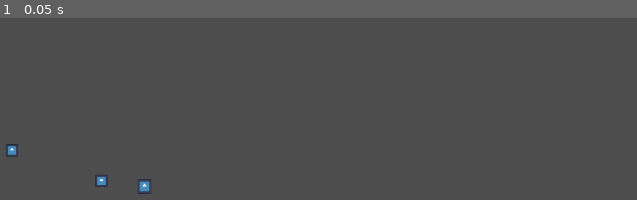
Above: before the commit, frame 1.
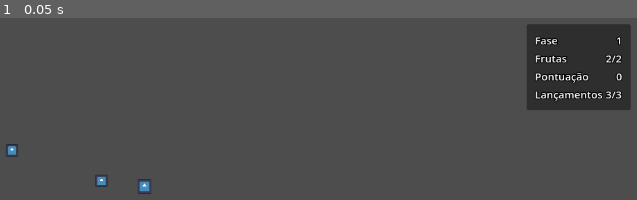
Above: after the commit, the same moment.

Repository: Hadamanthis/slummy
Game: Godot game, scene res://scenes/main.tscn
Two runs of this game, one before a commit and one after it. Both use one fixed random seed, a clock stepped at 60 frames per second and the inputs below. The engine's default icon, where the game draws it, is replaced by a stand-in: a white triangle on a blue panel in a dark square.
Inputs:
- Up to frame 1 (0.05 s): no input

The runs differ from the first frame. In frame 1, 7.4% of the frame differs, in the area x 82-99%, y 3-51%.

Commit message:
Add stage flow HUD and level structure

Diff:
--- /dev/null
+++ b/scenes/hud.tscn
@@ -0,0 +1,159 @@
+[gd_scene format=3 uid="uid://bg6do8xlde55g"]
+
+[ext_resource type="Script" uid="uid://d4fyrunhs7lcq" path="res://scripts/hud.gd" id="1_ahhtf"]
+
+[node name="HUD" type="Control" unique_id=1250542329]
+layout_mode = 3
+anchors_preset = 15
+anchor_right = 1.0
+anchor_bottom = 1.0
+grow_horizontal = 2
+grow_vertical = 2
+mouse_filter = 2
+script = ExtResource("1_ahhtf")
+
+[node name="MarginContainer" type="MarginContainer" parent="." unique_id=2060935754]
+layout_mode = 1
+anchors_preset = 15
+anchor_right = 1.0
+anchor_bottom = 1.0
+grow_horizontal = 2
+grow_vertical = 2
+theme_override_constants/margin_left = 12
+theme_override_constants/margin_top = 12
+theme_override_constants/margin_right = 12
+theme_override_constants/margin_bottom = 12
+
+[node name="PanelContainer" type="PanelContainer" parent="MarginContainer" unique_id=802827423]
+layout_mode = 2
+size_flags_horizontal = 8
+size_flags_vertical = 0
+
+[node name="MarginContainer" type="MarginContainer" parent="MarginContainer/PanelContainer" unique_id=1997797773]
+layout_mode = 2
+theme_override_constants/margin_left = 12
+theme_override_constants/margin_top = 12
+theme_override_constants/margin_right = 12
+theme_override_constants/margin_bottom = 12
+
+[node name="VBoxContainer" type="VBoxContainer" parent="MarginContainer/PanelContainer/MarginContainer" unique_id=1827954033]
+layout_mode = 2
+
+[node name="LevelRow" type="HBoxContainer" parent="MarginContainer/PanelContainer/MarginContainer/VBoxContainer" unique_id=459844067]
+layout_mode = 2
+
+[node name="LevelLabel" type="Label" parent="MarginContainer/PanelContainer/MarginContainer/VBoxContainer/LevelRow" unique_id=274820124]
+texture_filter = 2
+layout_mode = 2
+size_flags_horizontal = 3
+size_flags_vertical = 1
+theme_override_colors/font_outline_color = Color(0, 0, 0, 1)
+theme_override_constants/outline_size = 5
+theme_override_font_sizes/font_size = 15
+text = "Fase"
+vertical_alignment = 1
+
+[node name="LevelValue" type="Label" parent="MarginContainer/PanelContainer/MarginContainer/VBoxContainer/LevelRow" unique_id=1523882176]
+unique_name_in_owner = true
+texture_filter = 2
+layout_mode = 2
+theme_override_colors/font_outline_color = Color(0, 0, 0, 1)
+theme_override_constants/outline_size = 5
+theme_override_font_sizes/font_size = 15
+text = "0"
+horizontal_alignment = 1
+vertical_alignment = 1
+
+[node name="MissionRow" type="HBoxContainer" parent="MarginContainer/PanelContainer/MarginContainer/VBoxContainer" unique_id=259646454]
+layout_mode = 2
+
+[node name="FruitsLabel" type="Label" parent="MarginContainer/PanelContainer/MarginContainer/VBoxContainer/MissionRow" unique_id=968670973]
+texture_filter = 2
+layout_mode = 2
+size_flags_horizontal = 3
+size_flags_vertical = 1
+theme_override_colors/font_outline_color = Color(0, 0, 0, 1)
+theme_override_constants/outline_size = 5
+theme_override_font_sizes/font_size = 15
+text = "Frutas"
+vertical_alignment = 1
+
+[node name="FruitsValue" type="Label" parent="MarginContainer/PanelContainer/MarginContainer/VBoxContainer/MissionRow" unique_id=1189358569]
+unique_name_in_owner = true
+texture_filter = 2
+layout_mode = 2
+theme_override_colors/font_outline_color = Color(0, 0, 0, 1)
+theme_override_constants/outline_size = 5
+theme_override_font_sizes/font_size = 15
+text = "0"
+horizontal_alignment = 1
+vertical_alignment = 1
+
+[node name="ScoreRow" type="HBoxContainer" parent="MarginContainer/PanelContainer/MarginContainer/VBoxContainer" unique_id=1709485686]
+layout_mode = 2
+
+[node name="ScoreLabel" type="Label" parent="MarginContainer/PanelContainer/MarginContainer/VBoxContainer/ScoreRow" unique_id=263477430]
+texture_filter = 2
+layout_mode = 2
+size_flags_horizontal = 3
+size_flags_vertical = 1
+theme_override_colors/font_outline_color = Color(0, 0, 0, 1)
+theme_override_constants/outline_size = 5
+theme_override_font_sizes/font_size = 15
+text = "Pontuação"
+vertical_alignment = 1
+
+[node name="ScoreValue" type="Label" parent="MarginContainer/PanelContainer/MarginContainer/VBoxContainer/ScoreRow" unique_id=1366242505]
+unique_name_in_owner = true
+texture_filter = 2
+layout_mode = 2
+theme_override_colors/font_outline_color = Color(0, 0, 0, 1)
+theme_override_constants/outline_size = 5
+theme_override_font_sizes/font_size = 15
+text = "0"
+horizontal_alignment = 1
+vertical_alignment = 1
+
+[node name="LaunchesRow" type="HBoxContainer" parent="MarginContainer/PanelContainer/MarginContainer/VBoxContainer" unique_id=1887048335]
+layout_mode = 2
+
+[node name="LaunchesLeftLabel" type="Label" parent="MarginContainer/PanelContainer/MarginContainer/VBoxContainer/LaunchesRow" unique_id=1670190589]
+texture_filter = 2
+layout_mode = 2
+size_flags_horizontal = 3
+size_flags_vertical = 1
+theme_override_colors/font_outline_color = Color(0, 0, 0, 1)
+theme_override_constants/outline_size = 5
+theme_override_font_sizes/font_size = 15
+text = "Lançamentos"
+vertical_alignment = 1
+
+[node name="LaunchesLeftValue" type="Label" parent="MarginContainer/PanelContainer/MarginContainer/VBoxContainer/LaunchesRow" unique_id=797218070]
+unique_name_in_owner = true
+texture_filter = 2
+layout_mode = 2
+theme_override_colors/font_outline_color = Color(0, 0, 0, 1)
+theme_override_constants/outline_size = 5
+theme_override_font_sizes/font_size = 15
+text = "0"
+horizontal_alignment = 1
+vertical_alignment = 1
+
+[node name="ResultContainer" type="CenterContainer" parent="." unique_id=1958205756]
+unique_name_in_owner = true
+visible = false
+layout_mode = 1
+anchors_preset = 14
+anchor_top = 0.5
+anchor_right = 1.0
+anchor_bottom = 0.5
+offset_top = -11.5
+offset_bottom = 11.5
+grow_horizontal = 2
+grow_vertical = 2
+mouse_filter = 2
+
+[node name="ResultLabel" type="Label" parent="ResultContainer" unique_id=1992051406]
+unique_name_in_owner = true
+layout_mode = 2
+text = "Fase Completa"
--- a/scenes/levels/level_1.tscn
+++ b/scenes/levels/level_1.tscn
@@ -11,9 +11,6 @@
 [node name="Arena" parent="." unique_id=1131801412 instance=ExtResource("1_rus8k")]
 position = Vector2(447, 253)
 
-[node name="Spike" parent="." unique_id=651547768 instance=ExtResource("2_5xbjy")]
-position = Vector2(17, 238)
-
 [node name="SlimeStart" type="Marker2D" parent="." unique_id=1728550588]
 position = Vector2(439, 246)
 
@@ -24,3 +21,8 @@
 
 [node name="Fruit2" parent="Fruits" unique_id=1057133215 instance=ExtResource("3_4nkto")]
 position = Vector2(377, 238)
+
+[node name="Spikes" type="Node2D" parent="." unique_id=1546242735]
+
+[node name="Spike" parent="Spikes" unique_id=651547768 instance=ExtResource("2_5xbjy")]
+position = Vector2(17, 238)
--- a/scenes/levels/level_2.tscn
+++ b/scenes/levels/level_2.tscn
@@ -7,14 +7,9 @@
 
 [node name="Level2" type="Node2D" unique_id=796652752]
 script = ExtResource("1_fiq81")
-max_launches = 4
 
 [node name="Arena" parent="." unique_id=1131801412 instance=ExtResource("1_0srwa")]
 position = Vector2(447, 253)
-
-[node name="Spike" parent="." unique_id=651547768 instance=ExtResource("2_v5uil")]
-position = Vector2(21, 254)
-scale = Vector2(1, 14.920002)
 
 [node name="SlimeStart" type="Marker2D" parent="." unique_id=1728550588]
 position = Vector2(263, 110)
@@ -29,3 +24,9 @@
 
 [node name="Fruit3" parent="Fruits" unique_id=44072092 instance=ExtResource("3_5722l")]
 position = Vector2(82, 446)
+
+[node name="Spikes" type="Node2D" parent="." unique_id=1644252085]
+
+[node name="Spike" parent="Spikes" unique_id=651547768 instance=ExtResource("2_v5uil")]
+position = Vector2(21, 254)
+scale = Vector2(1, 14.920002)
--- /dev/null
+++ b/scenes/levels/level_3.tscn
@@ -0,0 +1,40 @@
+[gd_scene format=3 uid="uid://ebfbopupedrl"]
+
+[ext_resource type="Script" uid="uid://b2oe8co0m4hn3" path="res://scripts/level.gd" id="1_0qepi"]
+[ext_resource type="PackedScene" uid="uid://bkujtylea3x2" path="res://scenes/arena.tscn" id="2_fmg3e"]
+[ext_resource type="PackedScene" uid="uid://stloe47cargs" path="res://scenes/spike.tscn" id="3_ftfob"]
+[ext_resource type="PackedScene" uid="uid://bg7rycuamsah" path="res://scenes/fruit.tscn" id="4_fkk1g"]
+
+[node name="Level3" type="Node2D" unique_id=796652752]
+script = ExtResource("1_0qepi")
+
+[node name="Arena" parent="." unique_id=1131801412 instance=ExtResource("2_fmg3e")]
+position = Vector2(452, 259)
+
+[node name="SlimeStart" type="Marker2D" parent="." unique_id=2128014812]
+position = Vector2(834, 54)
+
+[node name="Fruits" type="Node2D" parent="." unique_id=931428413]
+position = Vector2(452, 259)
+
+[node name="Fruit" parent="Fruits" unique_id=1137598225 instance=ExtResource("4_fkk1g")]
+position = Vector2(235, -203)
+
+[node name="Fruit2" parent="Fruits" unique_id=448157826 instance=ExtResource("4_fkk1g")]
+position = Vector2(61, -205)
+
+[node name="Fruit3" parent="Fruits" unique_id=412075131 instance=ExtResource("4_fkk1g")]
+position = Vector2(-86, -203)
+
+[node name="Fruit4" parent="Fruits" unique_id=1206852720 instance=ExtResource("4_fkk1g")]
+position = Vector2(-221, -24)
+
+[node name="Fruit5" parent="Fruits" unique_id=74756835 instance=ExtResource("4_fkk1g")]
+position = Vector2(-89, 126)
+
+[node name="Spikes" type="Node2D" parent="." unique_id=1893585255]
+
+[node name="Spike" parent="Spikes" unique_id=651547768 instance=ExtResource("3_ftfob")]
+position = Vector2(565, 104.99997)
+rotation = -1.5756272
+scale = Vector2(1, 20.319967)
--- a/scenes/main.tscn
+++ b/scenes/main.tscn
@@ -4,12 +4,19 @@
 [ext_resource type="PackedScene" uid="uid://s4y0fd6kr5g7" path="res://scenes/slime.tscn" id="1_o5qli"]
 [ext_resource type="PackedScene" uid="uid://d10pbgik6rxnd" path="res://scenes/levels/level_1.tscn" id="2_jyhfs"]
 [ext_resource type="PackedScene" uid="uid://cwrrp3ird0p1" path="res://scenes/levels/level_2.tscn" id="3_tbgi4"]
+[ext_resource type="PackedScene" uid="uid://ebfbopupedrl" path="res://scenes/levels/level_3.tscn" id="4_tefeu"]
+[ext_resource type="PackedScene" uid="uid://bg6do8xlde55g" path="res://scenes/hud.tscn" id="5_tbgi4"]
 
 [node name="Main" type="Node2D" unique_id=1430134489]
 script = ExtResource("1_jyhfs")
-levels = Array[PackedScene]([ExtResource("2_jyhfs"), ExtResource("3_tbgi4")])
+levels = Array[PackedScene]([ExtResource("2_jyhfs"), ExtResource("3_tbgi4"), ExtResource("4_tefeu")])
 
 [node name="Slime" parent="." unique_id=177085480 instance=ExtResource("1_o5qli")]
 position = Vector2(568, 326)
 
-[node name="Level" type="Node2D" parent="." unique_id=52529911]
+[node name="Level" type="Node2D" parent="." unique_id=148685430]
+
+[node name="CanvasLayer" type="CanvasLayer" parent="." unique_id=1209991615]
+
+[node name="HUD" parent="CanvasLayer" unique_id=1250542329 instance=ExtResource("5_tbgi4")]
+unique_name_in_owner = true
--- a/scripts/fruit.gd
+++ b/scripts/fruit.gd
@@ -2,7 +2,13 @@
 
 signal collected
 
+var is_collected := false
+
 func _on_body_entered(body: Node2D) -> void:
-	if body is CharacterBody2D:
+	if is_collected:
+		return
+
+	if body is Slime:
 		collected.emit()
+		is_collected = true
 		queue_free()
--- /dev/null
+++ b/scripts/hud.gd
@@ -0,0 +1,30 @@
+class_name HUD
+extends Control
+
+@onready var score_value: Label = %ScoreValue
+@onready var launches_left_value: Label = %LaunchesLeftValue
+@onready var level_value: Label = %LevelValue
+@onready var fruits_value: Label = %FruitsValue
+
+@onready var result_container: CenterContainer = %ResultContainer
+@onready var result_label: Label = %ResultLabel
+
+func set_score(value: int) -> void:
+	score_value.text = str(value)
+
+func set_launches_left(launches_left: int, total_launches: int) -> void:
+	launches_left_value.text = "%s/%s" % [str(launches_left), str(total_launches)]
+
+func set_level_number(value: int) -> void:
+	level_value.text = str(value)
+
+func set_fruits_number(remaining_fruits: int, total_fruits: int) -> void:
+	fruits_value.text = "%s/%s" % [str(remaining_fruits), str(total_fruits)]
+
+func show_result(value: String) -> void:
+	result_label.text = value
+	result_container.visible = true
+
+func hide_result() -> void:
+	result_label.text = ""
+	result_container.visible = false
--- a/scripts/level.gd
+++ b/scripts/level.gd
@@ -2,3 +2,36 @@
 extends Node2D
 
 @export var max_launches := 3
+
+@onready var slime_start: Marker2D = $SlimeStart
+@onready var fruits: Node2D = $Fruits
+@onready var spikes: Node2D = $Spikes
+
+var total_fruits_count := 0
+
+func _ready() -> void:
+	total_fruits_count = _count_total_fruits()
+
+func get_slime_start_position() -> Vector2:
+	return slime_start.global_position
+
+func get_fruits() -> Array[Node]:
+	return fruits.get_children()
+
+func get_spikes() -> Array[Node]:
+	return spikes.get_children()
+
+func get_remaining_fruits_count() -> int:
+	var count := 0
+
+	for fruit in fruits.get_children():
+		if not fruit.is_queued_for_deletion():
+			count += 1
+
+	return count
+
+func get_total_fruits_count() -> int:
+	return total_fruits_count
+
+func _count_total_fruits() -> int:
+	return fruits.get_child_count()
--- a/scripts/main.gd
+++ b/scripts/main.gd
@@ -2,21 +2,23 @@
 
 enum State {
 	PLAYING,
-	GAME_OVER
+	STAGE_CLEARED,
+	STAGE_FAILED
 }
 
 @export var levels: Array[PackedScene] = []
 
 @onready var slime: CharacterBody2D = $Slime
 @onready var level: Node2D = $Level
+@onready var hud: HUD = %HUD
 
 var state := State.PLAYING
 
 var current_level_index := 0
 var current_level: Level
-var launches_left: int
-
-var score := 0
+var current_level_score := 0
+var current_level_number: int
+var launches_left := 0
 var fruits_collected_this_launch := 0
 
 func _ready() -> void:
@@ -25,24 +27,38 @@
 	_load_current_level()
 
 func _load_current_level() -> void:
-	if current_level:
-		current_level.queue_free()
+	# Ainda parece gambiarra
+	slime.set_control_enabled(false)
+	slime.velocity = Vector2.ZERO
+	# algo como slime.process_mode = PROCESS_MODE_DISABLED
+
+	_remove_current_level()
 
 	current_level = levels[current_level_index].instantiate()
 	level.add_child(current_level)
-	launches_left = current_level.max_launches
 
-	var slime_start: Marker2D = current_level.get_node("SlimeStart")
-	slime.global_position = slime_start.global_position
-	slime.velocity = Vector2.ZERO
+	# Atualizando informações sobre o level
+	_init_current_level_info()
+	hud.hide_result()
+	_update_hud()
+
+	slime.global_position = current_level.get_slime_start_position()
+	slime.velocity = Vector2.ZERO # Não parece ser o melhor lugar pra isso aqui
+	# colocar em algo como _init_player() ou dentro de _init_current_level_info() (Mudando o nome para "_init_current_level()")
 	slime.set_control_enabled(true)
 
-	var fruits := current_level.get_node("Fruits")
-	var spike: Area2D = current_level.get_node("Spike")
+	_connect_current_level_signals()
 
-	for fruit in fruits.get_children():
-		fruit.collected.connect(_on_fruit_collected)
-	spike.player_hit.connect(_on_player_hit)
+func _remove_current_level() -> void:
+	if not current_level:
+		return
+
+	level.remove_child(current_level)
+	current_level.queue_free()
+	current_level = null
+
+func _restart_current_level() -> void:
+	_load_current_level()
 
 func _go_to_next_level() -> void:
 	current_level_index += 1
@@ -52,55 +68,101 @@
 
 	_load_current_level()
 
-func _on_fruit_collected() -> void:
-	if state == State.GAME_OVER:
+func _on_fruit_collected(source_level: Level) -> void:
+	if source_level != current_level:
+		return
+
+	if state != State.PLAYING:
 		return
 
 	fruits_collected_this_launch += 1
 
-func calculate_score() -> void:
-	score += fruits_collected_this_launch ** 2
-	print("score:", score)
+func _init_current_level_info() -> void:
+	current_level_score = 0
+	launches_left = current_level.max_launches
+	current_level_number = current_level_index + 1 # Mudar posteriormente para uma info no level
+	state = State.PLAYING
+
+func add_score(amount: int) -> void:
+	current_level_score += amount
+
+func spend_launch() -> void:
+	launches_left -= 1
+
+func stage_failed() -> void:
+	if state == State.STAGE_FAILED:
+		return
+
+	state = State.STAGE_FAILED
+	slime.set_control_enabled(false)
+	hud.show_result("Fase %s Falhou" % current_level_number)
+	_update_hud()
+
+func stage_cleared() -> void:
+	if state == State.STAGE_CLEARED:
+		return
+
+	state = State.STAGE_CLEARED
+	slime.set_control_enabled(false)
+	hud.show_result("Fase %s Completa" % current_level_number)
+	_update_hud()
+
+func _update_hud() -> void:
+	hud.set_score(current_level_score)
+	hud.set_launches_left(launches_left, current_level.max_launches)
+	hud.set_level_number(current_level_number)
+	hud.set_fruits_number(
+		current_level.get_remaining_fruits_count(),
+		current_level.get_total_fruits_count()
+	)
 
 func _has_remaining_fruits() -> bool:
-	var fruits: Node2D = current_level.get_node("Fruits")
+	return current_level.get_remaining_fruits_count() > 0
 
-	for fruit in fruits.get_children():
-		if not fruit.is_queued_for_deletion():
-			return true
-
-	return false
-
-func _on_player_hit() -> void:
-	if state == State.GAME_OVER:
+func _on_player_hit(source_level: Level) -> void:
+	if source_level != current_level:
 		return
 
-	state = State.GAME_OVER
-	slime.set_control_enabled(false)
-	print("Game Over")
+	if state != State.PLAYING:
+		return
+
+	print(state)
+	stage_failed()
+
+func _connect_current_level_signals() -> void:
+	for fruit in current_level.get_fruits():
+		fruit.collected.connect(_on_fruit_collected.bind(current_level))
+
+	for spike in current_level.get_spikes():
+		spike.player_hit.connect(_on_player_hit.bind(current_level))
 
 func _unhandled_input(event: InputEvent) -> void:
-	if event.is_action_pressed("ui_accept") and state == State.GAME_OVER:
-		get_tree().reload_current_scene()
+	if event.is_action_pressed("ui_accept"):
+		match state:
+			State.STAGE_FAILED:
+				_restart_current_level()
+			State.STAGE_CLEARED:
+				_go_to_next_level()
 
 func _on_slime_launched() -> void:
 	fruits_collected_this_launch = 0
 
 func _on_slime_stopped() -> void:
-	calculate_score()
+	await get_tree().process_frame
 
-	launches_left -= 1
-	print("launches left:", launches_left)
+	if state != State.PLAYING:
+		return
 
-	await get_tree().process_frame # Espera passar um frame
+	add_score(fruits_collected_this_launch ** 2)
+	spend_launch()
 
 	# Condição de derrota: Ainda há frutas mas não tem mais lançamentos
 	if not _has_remaining_fruits():
-		_go_to_next_level()
+		stage_cleared()
 		return
 
 	if launches_left <= 0:
-		state = State.GAME_OVER
-		slime.set_control_enabled(false)
-		print("Game Over - No launches left")
+		stage_failed()
 		return
+
+	_update_hud()
--- a/scripts/slime.gd
+++ b/scripts/slime.gd
@@ -1,3 +1,4 @@
+class_name Slime
 extends CharacterBody2D
 
 signal launched
--- a/scripts/spike.gd
+++ b/scripts/spike.gd
@@ -3,5 +3,5 @@
 signal player_hit
 
 func _on_body_entered(body: Node2D) -> void:
-	if body is CharacterBody2D:
+	if body is Slime:
 		player_hit.emit()
Not shown, added: scripts/hud.gd.uid
Not shown, changed: SPRINTS.md
